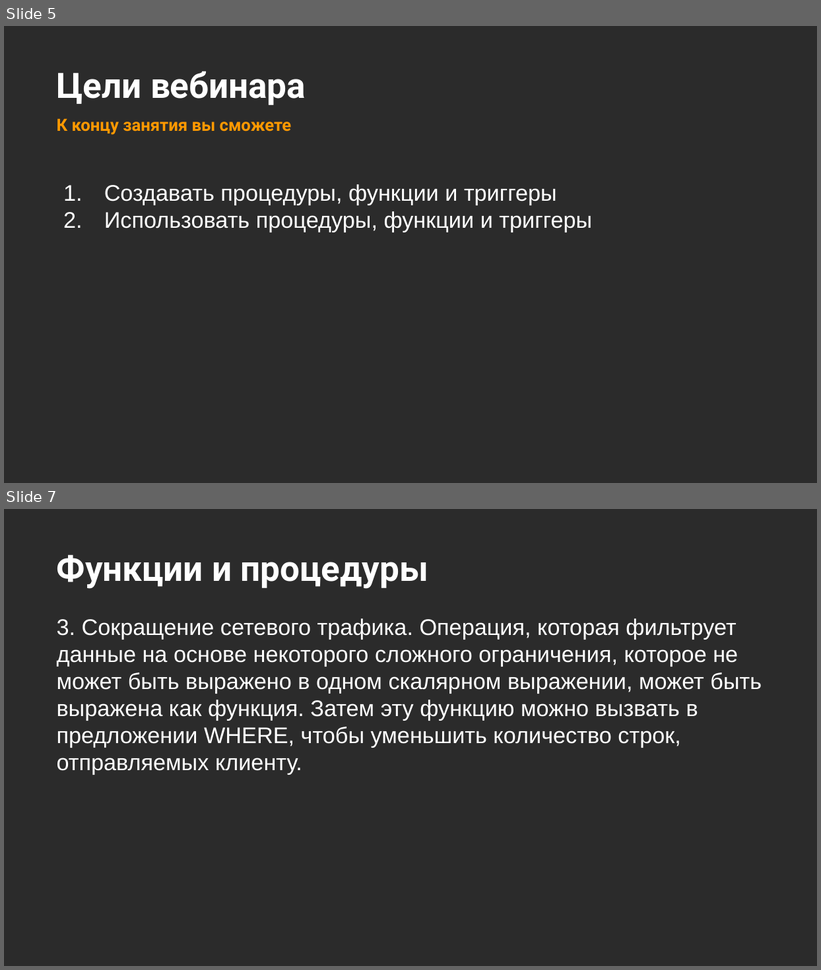
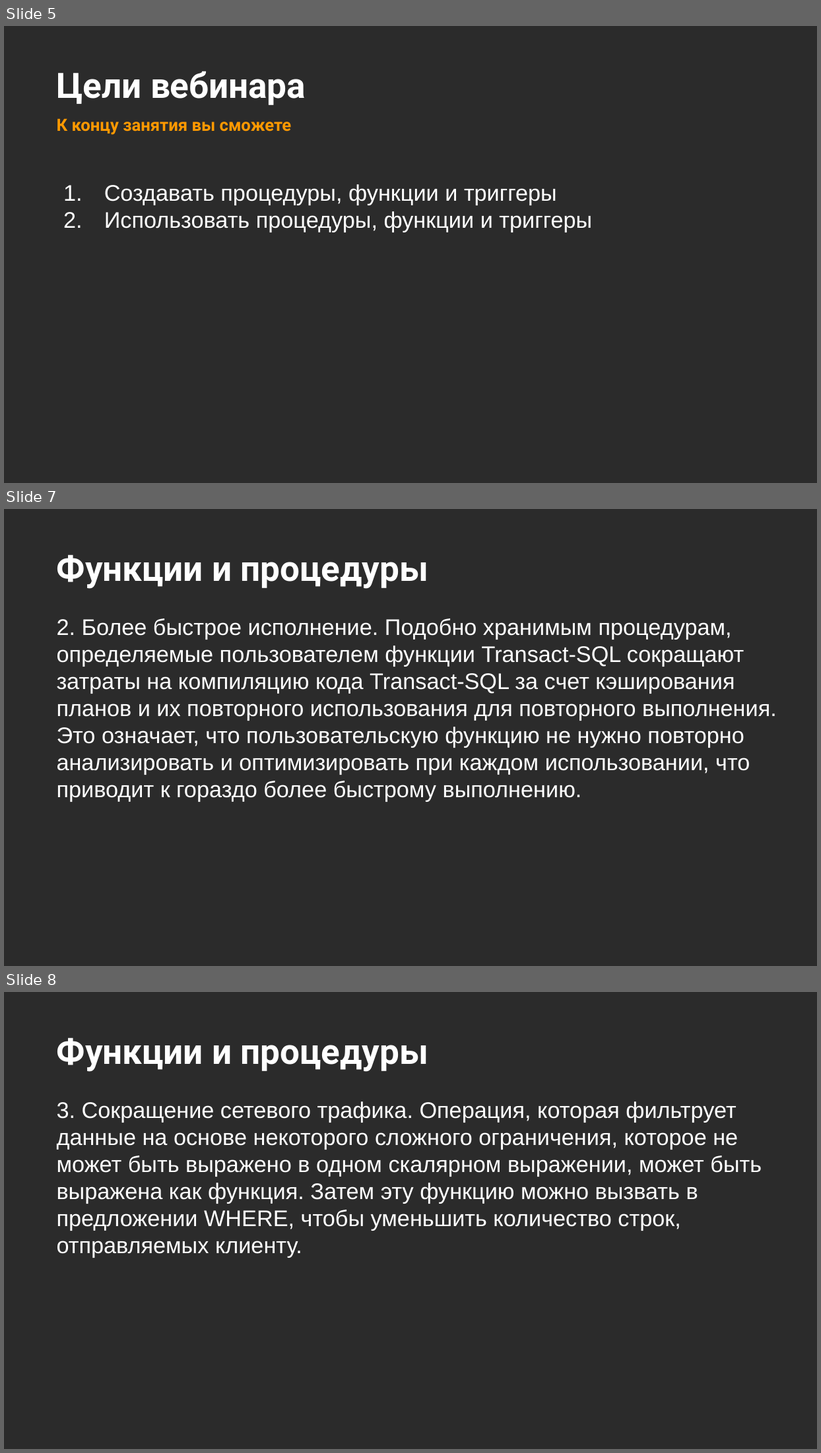
Before and after one commit to MarinaPaley/OTUS, a slide deck: Программирование.pptx. Shown one above the other, each under a label of ours: slides 5 and 7 before the commit, slides 5, 7 and 8 after it; the slides between them are not shown. The pictures are 821x970 and 821x1453 pixels, drawn with LibreOffice and Linux fonts; fonts in the diff are those of the drawing; background and template pictures are left out; a plain dark background stands for a picture behind light text. Boxes give left, top, right and bottom in pixels: in the first picture for what was removed or moved away, otherwise in the second. Text is boxed around its words. In the diff, an @@ line names an element or a change of style, - is before the commit and + after.

```diff
--- a/Программирование.pptx
+++ b/Программирование.pptx
@@ slide 7 added at [4, 509, 817, 966], background picture (left out) @@
@@ title added at [57, 555, 429, 589], 31 pt, text #FFFFFF, bold @@
+Функции и процедуры
@@ text added at [57, 619, 777, 802], 20 pt, text #FFFFFF @@
+2. Более быстрое исполнение. Подобно хранимым процедурам, определяемые пользователем функции Transact-SQL сокращают затраты на компиляцию кода Transact-SQL за счет кэширования планов и их повторного использования для повторного выполнения. Это означает, что пользовательскую функцию не нужно повторно анализировать и оптимизировать при каждом использовании, что приводит к гораздо более быстрому выполнению.
@@ what was slide 7 is now slide 8 @@
```
Also in this commit, not shown: 1 slide changed, 1 other file.
